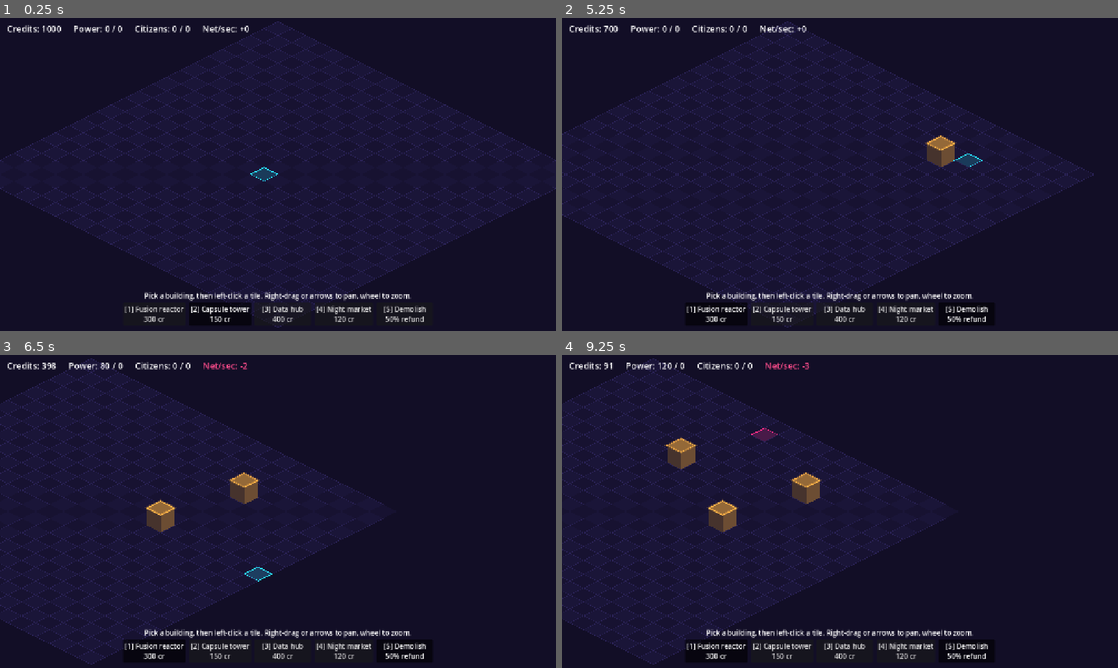
Above: before the commit, frames 1-4 (two rows, left to right).
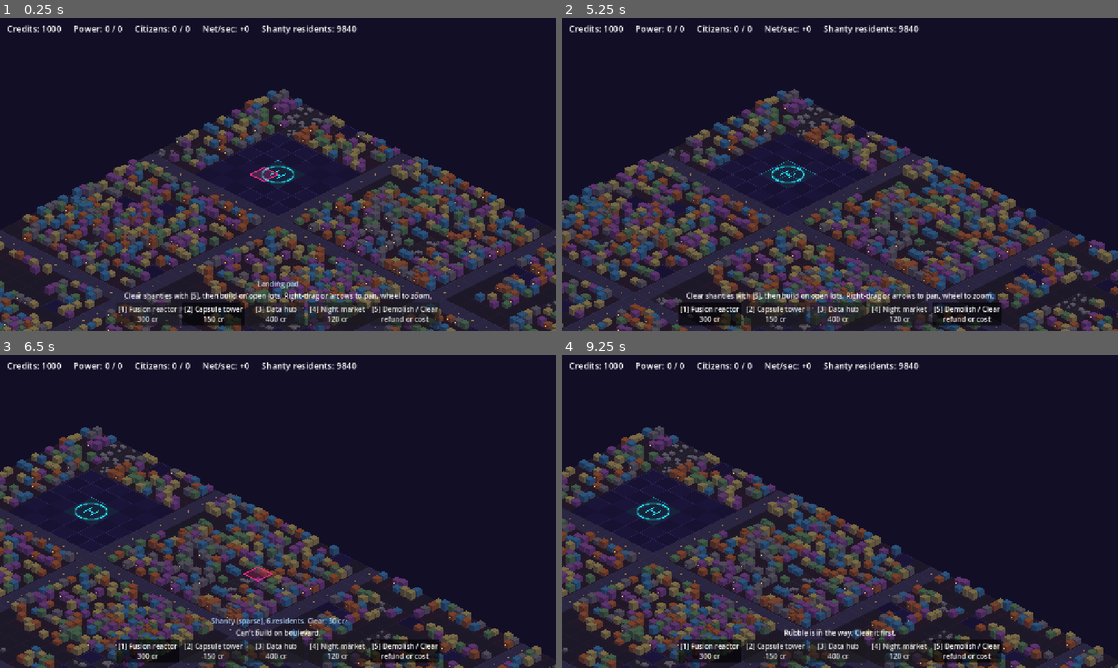
Above: after the commit, the same moments.

Repository: MaceMan97/Game-Test
Game: Godot game, scene res://scenes/main.tscn
Same seed, same stepped clock (60 frames per second), same inputs: the game is played once before the commit and once after it.
Inputs (mouse positions are in pixels of both pictures, inside the frame that each line leads up to):
- Up to frame 1 (0.25 s): no input
- Up to frame 2 (5.25 s): click "[1] Fusion reactor 300 cr" at 0.5 s; click "[2] Capsule tower 150 cr" at 1.25 s; click "[3] Data hub 400 cr" at 2 s; click "[4] Night market 120 cr" at 2.75 s; click (967, 315) at 3.5 s, where only the run before the commit has a clickable "[5] Demolish 50% refund"; click (967, 315) at 4.25 s, where only the run after the commit has a clickable "[5] Demolish / Clear refund o…"; tap A at 5 s; move the mouse to (962, 158) at 5.02 s; hold Right (ui_right) from 5.03 s (still down); tap 1 at 5.1 s; click (962, 158) at 5.17 s
- Up to frame 3 (6.5 s): release Right (ui_right) at 5.75 s; tap A at 5.75 s; drag from (166, 527) to (250, 574) at 5.77 s
- Up to frame 4 (9.25 s): tap A every 0.75 s from 6.5 to 8.75 s; move the mouse to (895, 442) at 6.52 s; hold Right (ui_right) 6.53-7.25 s; tap 1 at 6.6, 8.1 s; click (895, 442) at 6.67 s; drag from (812, 574) to (673, 464) at 7.27 s; move the mouse to (1006, 558) at 8.02 s; hold Left (ui_left) 8.03-8.75 s; click (1006, 558) at 8.17 s; drag from (673, 464) to (756, 433) at 8.77 s

The runs differ from the first frame. In frame 1, 35% of the frame differs, in the area x 0-100%, y 1-100%; in frame 2, 35%; in frame 3, 28%; in frame 4, 28%.

Commit message:
Add shanty town starting map and game design doc
- 40x40 starting map generated from a seed: shanty town over the old
  regime boulevard grid, alleys, rubble, palace ruins and a landing pad
- Terrain layer under buildings; shanties and rubble must be cleared
  (costs credits, removes residents) before building
- HUD shows shanty residents and hovered tile info; camera starts on pad
- GAME_DESIGN.md tracks setting, core loop and roadmap

Co-Authored-By: Claude Opus 5.5 <noreply@anthropic.com>

Diff:
--- a/scripts/main.gd
+++ b/scripts/main.gd
@@ -4,6 +4,7 @@
 @onready var sim: Simulation = $Simulation
 @onready var view: CityView = $CityView
 @onready var hud: Hud = $Hud
+@onready var camera: Camera2D = $Camera
 
 var tool: String = "apartment"
 var _tools: Array = BuildingDefs.DEFS.keys() + ["demolish"]
@@ -12,8 +13,11 @@
 func _ready() -> void:
 	view.setup(sim.city)
 	view.cell_clicked.connect(_on_cell_clicked)
+	view.cell_hovered.connect(func(cell): hud.show_tile_info(sim.city, cell))
 	hud.tool_selected.connect(_set_tool)
 	sim.ticked.connect(_refresh)
+	# Start the camera over the player's landing pad.
+	camera.position = view.cell_to_world(sim.city.landing_pad + Vector2i(1, 1))
 	_set_tool(tool)
 	_refresh()
 
@@ -29,7 +33,7 @@
 	tool = id
 	view.tool = id
 	hud.select_tool(id)
-	view.queue_redraw()
+	view.refresh()
 
 
 func _on_cell_clicked(cell: Vector2i) -> void:
@@ -37,8 +41,9 @@
 	if error != "":
 		hud.show_message(error)
 	_refresh()
+	hud.show_tile_info(sim.city, cell)
 
 
 func _refresh() -> void:
 	hud.update_stats(sim.city)
-	view.queue_redraw()
+	view.refresh()
--- a/scripts/sim/city_state.gd
+++ b/scripts/sim/city_state.gd
@@ -3,12 +3,15 @@
 ## All simulation data and rules. Knows nothing about rendering or UI,
 ## so it can be unit-tested, saved, and later run on a thread.
 
-const SIZE := 22
+const SIZE := 40
 const JOB_WAGE := 3
 
 var money: int = 1000
 var population: int = 0
 var grid: Array[String] = []
+var terrain := PackedByteArray()  # TerrainDefs enum per cell
+var density := PackedByteArray()  # shanty density 1-3 (0 elsewhere)
+var landing_pad := Vector2i.ZERO  # top-left cell of the player's 2x2 pad
 
 # Derived stats, recomputed every tick.
 var power_supply: int = 0
@@ -18,11 +21,16 @@
 var housing: int = 0
 var employed: int = 0
 var net_income: int = 0
+var shanty_population: int = 0
 
 
-func _init() -> void:
+func _init(map_seed: int = 1) -> void:
 	grid.resize(SIZE * SIZE)
 	grid.fill("")
+	terrain.resize(SIZE * SIZE)
+	density.resize(SIZE * SIZE)
+	MapGenerator.generate(self, map_seed)
+	_count_shanty_population()
 
 
 func in_bounds(cell: Vector2i) -> bool:
@@ -33,12 +41,42 @@
 	return grid[cell.y * SIZE + cell.x]
 
 
+func get_terrain(cell: Vector2i) -> int:
+	return terrain[cell.y * SIZE + cell.x]
+
+
+func get_density(cell: Vector2i) -> int:
+	return density[cell.y * SIZE + cell.x]
+
+
+func set_terrain(cell: Vector2i, type: int, level: int = 0) -> void:
+	terrain[cell.y * SIZE + cell.x] = type
+	density[cell.y * SIZE + cell.x] = level
+
+
+## Credits to clear the terrain on this cell, or -1 if it cannot be cleared.
+func clear_cost(cell: Vector2i) -> int:
+	var cost: int = TerrainDefs.DEFS[get_terrain(cell)]["clear_cost"]
+	if cost > 0 and get_terrain(cell) == TerrainDefs.SHANTY:
+		cost *= get_density(cell)
+	return cost
+
+
+func residents_at(cell: Vector2i) -> int:
+	return TerrainDefs.DEFS[get_terrain(cell)]["residents"] * get_density(cell)
+
+
 ## Returns "" on success, otherwise a message explaining why it failed.
 func build(cell: Vector2i, id: String) -> String:
 	if not in_bounds(cell):
 		return "Out of bounds."
 	if get_building(cell) != "":
 		return "That tile is taken. Demolish it first."
+	var ground: Dictionary = TerrainDefs.DEFS[get_terrain(cell)]
+	if not ground["buildable"]:
+		if clear_cost(cell) > 0:
+			return "%s is in the way. Clear it first." % ground["name"]
+		return "Can't build on %s." % ground["name"].to_lower()
 	var def: Dictionary = BuildingDefs.DEFS[id]
 	if money < def["cost"]:
 		return "Not enough credits for %s (%d needed)." % [def["name"], def["cost"]]
@@ -47,13 +85,31 @@
 	return ""
 
 
+## Demolishes a building (50% refund) or clears shanty/rubble terrain (costs credits).
 func demolish(cell: Vector2i) -> String:
-	if not in_bounds(cell) or get_building(cell) == "":
-		return "Nothing to demolish there."
-	var def: Dictionary = BuildingDefs.DEFS[get_building(cell)]
-	money += def["cost"] / 2
-	grid[cell.y * SIZE + cell.x] = ""
+	if not in_bounds(cell):
+		return "Out of bounds."
+	if get_building(cell) != "":
+		var def: Dictionary = BuildingDefs.DEFS[get_building(cell)]
+		money += def["cost"] / 2
+		grid[cell.y * SIZE + cell.x] = ""
+		return ""
+	var cost := clear_cost(cell)
+	if cost < 0:
+		return "Nothing to clear there."
+	if money < cost:
+		return "Not enough credits to clear (%d needed)." % cost
+	money -= cost
+	set_terrain(cell, TerrainDefs.OPEN)
+	_count_shanty_population()
 	return ""
+
+
+func _count_shanty_population() -> void:
+	shanty_population = 0
+	for y in SIZE:
+		for x in SIZE:
+			shanty_population += residents_at(Vector2i(x, y))
 
 
 ## One simulation step (the Simulation node calls this once per second).
--- /dev/null
+++ b/scripts/sim/map_generator.gd
@@ -0,0 +1,83 @@
+class_name MapGenerator
+extends RefCounted
+## Builds the starting map: a shanty town megacity laid over the old regime's
+## boulevard grid, with the toppled palace in the centre and the player's
+## landing pad near one corner. Deterministic for a given seed.
+
+const BOULEVARDS := [9, 20, 31]  # x and y lines of the regime-era grid
+const PALACE_RADIUS := 2  # ruins span centre +/- this
+const PLAZA_RADIUS := 4  # rubble-strewn plaza around the ruins
+const ALLEY_COUNT := 60
+const LOT_START := Vector2i(3, 3)  # player's cleared lot, touching boulevard 9
+const LOT_SIZE := 6
+
+
+static func generate(city: CityState, map_seed: int) -> void:
+	var rng := RandomNumberGenerator.new()
+	rng.seed = map_seed
+	var n := CityState.SIZE
+
+	var density_noise := FastNoiseLite.new()
+	density_noise.seed = map_seed
+	density_noise.frequency = 0.08
+	var damage_noise := FastNoiseLite.new()
+	damage_noise.seed = map_seed + 1
+	damage_noise.frequency = 0.12
+
+	# 1. Shanty everywhere, with war-damage rubble patches and the odd empty lot.
+	for y in n:
+		for x in n:
+			var cell := Vector2i(x, y)
+			if damage_noise.get_noise_2d(x, y) > 0.45:
+				city.set_terrain(cell, TerrainDefs.RUBBLE)
+			elif rng.randf() < 0.03:
+				city.set_terrain(cell, TerrainDefs.OPEN)
+			else:
+				var d := density_noise.get_noise_2d(x, y)  # roughly -1..1
+				var level := clampi(2 + roundi(d * 2.0) + rng.randi_range(-1, 0), 1, 3)
+				city.set_terrain(cell, TerrainDefs.SHANTY, level)
+
+	# 2. Regime boulevards.
+	for line in BOULEVARDS:
+		for i in n:
+			city.set_terrain(Vector2i(line, i), TerrainDefs.ROAD)
+			city.set_terrain(Vector2i(i, line), TerrainDefs.ROAD)
+
+	# 3. Palace ruins in a rubble plaza at the centre.
+	var centre := Vector2i(n / 2, n / 2)
+	for dy in range(-PLAZA_RADIUS, PLAZA_RADIUS + 1):
+		for dx in range(-PLAZA_RADIUS, PLAZA_RADIUS + 1):
+			var cell := centre + Vector2i(dx, dy)
+			if absi(dx) <= PALACE_RADIUS and absi(dy) <= PALACE_RADIUS:
+				city.set_terrain(cell, TerrainDefs.RUIN)
+			elif city.get_terrain(cell) != TerrainDefs.ROAD:
+				city.set_terrain(cell, TerrainDefs.RUBBLE if rng.randf() < 0.6 else TerrainDefs.OPEN)
+
+	# 4. Alleys wandering off the boulevards into the shanties (density 1 marks an alley).
+	for a in ALLEY_COUNT:
+		var line: int = BOULEVARDS[rng.randi() % BOULEVARDS.size()]
+		var along := rng.randi_range(0, n - 1)
+		var vertical_line := rng.randf() < 0.5
+		var pos := Vector2i(line, along) if vertical_line else Vector2i(along, line)
+		var dir := Vector2i(1 if rng.randf() < 0.5 else -1, 0)
+		if not vertical_line:
+			dir = Vector2i(0, dir.x)
+		for step in rng.randi_range(4, 12):
+			pos += dir
+			if not city.in_bounds(pos):
+				break
+			var t := city.get_terrain(pos)
+			if t != TerrainDefs.SHANTY and t != TerrainDefs.RUBBLE:
+				break
+			city.set_terrain(pos, TerrainDefs.ROAD, 1)
+			if rng.randf() < 0.25:  # jog sideways
+				dir = Vector2i(dir.y, dir.x) * (1 if rng.randf() < 0.5 else -1)
+
+	# 5. The player's cleared lot and landing pad.
+	for dy in LOT_SIZE:
+		for dx in LOT_SIZE:
+			city.set_terrain(LOT_START + Vector2i(dx, dy), TerrainDefs.OPEN)
+	city.landing_pad = LOT_START + Vector2i(2, 2)
+	for dy in 2:
+		for dx in 2:
+			city.set_terrain(city.landing_pad + Vector2i(dx, dy), TerrainDefs.PAD)
--- /dev/null
+++ b/scripts/sim/terrain_defs.gd
@@ -0,0 +1,16 @@
+class_name TerrainDefs
+extends RefCounted
+## Static terrain data for the ground layer under buildings. Pure data, like BuildingDefs.
+
+enum { OPEN, ROAD, SHANTY, RUBBLE, RUIN, PAD }
+
+## clear_cost: credits to clear one tile (multiplied by density for shanties); -1 = cannot clear.
+## residents: shanty dwellers per density level.
+const DEFS := {
+	OPEN: {"name": "Open lot", "buildable": true, "clear_cost": -1, "residents": 0},
+	ROAD: {"name": "Boulevard", "buildable": false, "clear_cost": -1, "residents": 0},
+	SHANTY: {"name": "Shanty", "buildable": false, "clear_cost": 30, "residents": 6},
+	RUBBLE: {"name": "Rubble", "buildable": false, "clear_cost": 15, "residents": 0},
+	RUIN: {"name": "Regime ruins", "buildable": false, "clear_cost": -1, "residents": 0},
+	PAD: {"name": "Landing pad", "buildable": false, "clear_cost": -1, "residents": 0},
+}
--- a/scripts/ui/hud.gd
+++ b/scripts/ui/hud.gd
@@ -7,6 +7,7 @@
 var _stat_labels := {}
 var _buttons := {}
 var _message: Label
+var _tile_info: Label
 
 
 func _ready() -> void:
@@ -15,7 +16,7 @@
 	stats.add_theme_constant_override("separation", 28)
 	stats.mouse_filter = Control.MOUSE_FILTER_IGNORE
 	add_child(stats)
-	for key in ["Credits", "Power", "Citizens", "Net/sec"]:
+	for key in ["Credits", "Power", "Citizens", "Net/sec", "Shanty"]:
 		var label := Label.new()
 		label.add_theme_font_size_override("font_size", 20)
 		stats.add_child(label)
@@ -28,10 +29,16 @@
 	bottom.grow_vertical = Control.GROW_DIRECTION_BEGIN
 	bottom.offset_bottom = -12
 
+	_tile_info = Label.new()
+	_tile_info.horizontal_alignment = HORIZONTAL_ALIGNMENT_CENTER
+	_tile_info.mouse_filter = Control.MOUSE_FILTER_IGNORE
+	_tile_info.add_theme_color_override("font_color", Color(0.7, 0.85, 1.0))
+	bottom.add_child(_tile_info)
+
 	_message = Label.new()
 	_message.horizontal_alignment = HORIZONTAL_ALIGNMENT_CENTER
 	_message.mouse_filter = Control.MOUSE_FILTER_IGNORE
-	_message.text = "Pick a building, then left-click a tile. Right-drag or arrows to pan, wheel to zoom."
+	_message.text = "Clear shanties with [5], then build on open lots. Right-drag or arrows to pan, wheel to zoom."
 	bottom.add_child(_message)
 
 	var row := HBoxContainer.new()
@@ -45,7 +52,7 @@
 		var def: Dictionary = BuildingDefs.DEFS[id]
 		_add_tool_button(row, group, id, "[%d] %s\n%d cr" % [n, def["name"], def["cost"]])
 		n += 1
-	_add_tool_button(row, group, "demolish", "[%d] Demolish\n50%% refund" % n)
+	_add_tool_button(row, group, "demolish", "[%d] Demolish / Clear\nrefund or cost" % n)
 
 
 func _add_tool_button(row: Container, group: ButtonGroup, id: String, text: String) -> void:
@@ -76,3 +83,22 @@
 	var warn := Color(1.0, 0.3, 0.55)
 	_stat_labels["Power"].add_theme_color_override("font_color", warn if city.power_ratio < 1.0 else Color.WHITE)
 	_stat_labels["Net/sec"].add_theme_color_override("font_color", warn if city.net_income < 0 else Color.WHITE)
+	_stat_labels["Shanty"].text = "Shanty residents: %d" % city.shanty_population
+
+
+func show_tile_info(city: CityState, cell: Vector2i) -> void:
+	if not city.in_bounds(cell):
+		_tile_info.text = ""
+		return
+	var t := city.get_terrain(cell)
+	var text: String = TerrainDefs.DEFS[t]["name"]
+	if t == TerrainDefs.ROAD and city.get_density(cell) == 1:
+		text = "Alley"
+	elif t == TerrainDefs.SHANTY:
+		text += " (%s), %d residents" % [["sparse", "crowded", "packed"][city.get_density(cell) - 1], city.residents_at(cell)]
+	var id := city.get_building(cell)
+	if id != "":
+		text = BuildingDefs.DEFS[id]["name"]
+	elif city.clear_cost(cell) > 0:
+		text += ". Clear: %d cr" % city.clear_cost(cell)
+	_tile_info.text = text
--- a/scripts/view/camera_controller.gd
+++ b/scripts/view/camera_controller.gd
@@ -28,5 +28,5 @@
 
 
 func _zoom_by(factor: float) -> void:
-	var z := clampf(zoom.x * factor, 0.4, 2.5)
+	var z := clampf(zoom.x * factor, 0.3, 2.5)
 	zoom = Vector2(z, z)
--- a/scripts/view/city_view.gd
+++ b/scripts/view/city_view.gd
@@ -5,18 +5,39 @@
 ## sprites, replace _draw_building/_draw_tile with TileMapLayer or Sprite2D nodes.
 
 signal cell_clicked(cell: Vector2i)
+signal cell_hovered(cell: Vector2i)
 
 const TW := 32.0  # half tile width
 const TH := 16.0  # half tile height
+const NIGHT := Color(0.07, 0.06, 0.15)
+const SHACK_COLORS := [
+	Color("8a4a2b"), Color("2f5f8a"), Color("5a5560"), Color("4a6a4a"), Color("6a3a7a"), Color("8a7a4a"),
+]
+# Shack slots inside a tile (cell units from the centre), in back-to-front order.
+const SHACK_SLOTS := [Vector2(-0.22, -0.22), Vector2(0.22, -0.22), Vector2(-0.22, 0.22), Vector2(0.22, 0.22)]
 
 var city: CityState
 var tool: String = "apartment"
 var hover := Vector2i(-1, -1)
 
+# The hover marker lives on its own layer so moving the mouse doesn't redraw the whole map.
+var _hover_layer := Node2D.new()
+
+
+func _ready() -> void:
+	_hover_layer.z_index = 1
+	_hover_layer.draw.connect(_draw_hover)
+	add_child(_hover_layer)
+
 
 func setup(state: CityState) -> void:
 	city = state
 	queue_redraw()
+
+
+func refresh() -> void:
+	queue_redraw()
+	_hover_layer.queue_redraw()
 
 
 func cell_to_world(cell: Vector2i) -> Vector2:
@@ -31,7 +52,8 @@
 	var c := world_to_cell(get_local_mouse_position())
 	if c != hover:
 		hover = c
-		queue_redraw()
+		_hover_layer.queue_redraw()
+		cell_hovered.emit(c)
 
 
 func _unhandled_input(event: InputEvent) -> void:
@@ -50,12 +72,10 @@
 		for i in range(maxi(0, s - n + 1), mini(s, n - 1) + 1):
 			var cell := Vector2i(i, s - i)
 			var o := cell_to_world(cell)
+			_draw_terrain(o, cell)
 			var id := city.get_building(cell)
-			_draw_tile(o, (cell.x + cell.y) % 2 == 0)
 			if id != "":
 				_draw_building(o, BuildingDefs.DEFS[id])
-			if cell == hover:
-				_draw_hover(o, id)
 
 
 func _diamond(o: Vector2, lift: float = 0.0) -> PackedVector2Array:
@@ -73,35 +93,148 @@
 	return out
 
 
-func _draw_tile(o: Vector2, alt: bool) -> void:
+## Screen offset of a point given in cell units relative to the tile centre.
+func _iso(u: float, v: float) -> Vector2:
+	return Vector2((u - v) * TW, (u + v) * TH)
+
+
+## Stable pseudo-random int per cell, so the shanty town looks the same every redraw.
+func _rand(cell: Vector2i, k: int) -> int:
+	return absi(hash(Vector3i(cell.x, cell.y, k)))
+
+
+func _draw_ground(o: Vector2, fill: Color, line: Color) -> void:
 	var d := _diamond(o)
-	draw_colored_polygon(d, Color("1a1538") if alt else Color("171231"))
-	draw_polyline(_closed(d), Color("2b2358"), 1.0)
+	draw_colored_polygon(d, fill)
+	draw_polyline(_closed(d), line, 1.0)
+
+
+func _draw_terrain(o: Vector2, cell: Vector2i) -> void:
+	match city.get_terrain(cell):
+		TerrainDefs.OPEN:
+			_draw_ground(o, Color("1a1538") if (cell.x + cell.y) % 2 == 0 else Color("171231"), Color("2b2358"))
+		TerrainDefs.ROAD:
+			if city.get_density(cell) == 1:  # alley
+				_draw_ground(o, Color("1d1828"), Color("221c30"))
+			else:
+				_draw_ground(o, Color("2a2540"), Color("332c4d"))
+				draw_circle(o + Vector2(0, TH), 1.5, Color(1.0, 0.75, 0.3, 0.5))  # old street lamp
+		TerrainDefs.SHANTY:
+			_draw_ground(o, Color("211726"), Color("2a1e30"))
+			_draw_shanty(o, cell)
+		TerrainDefs.RUBBLE:
+			_draw_ground(o, Color("221d2b"), Color("2b2536"))
+			_draw_rubble(o, cell)
+		TerrainDefs.RUIN:
+			_draw_ground(o, Color("2a2535"), Color("3a3348"))
+			_draw_ruin(o, cell)
+		TerrainDefs.PAD:
+			_draw_ground(o, Color("16243a"), Color("2a8ab0"))
+			if cell == city.landing_pad + Vector2i(1, 1):
+				_draw_pad_marker(cell_to_world(city.landing_pad) + Vector2(0, 2 * TH))
+
+
+## Small isometric box: centre c (screen), half-extent e (cell units), height h, raised by lift.
+func _draw_box(c: Vector2, e: float, h: float, col: Color, lift: float = 0.0) -> void:
+	var up := Vector2(0, -lift)
+	var n := c + _iso(-e, -e) + up
+	var east := c + _iso(e, -e) + up
+	var s := c + _iso(e, e) + up
+	var w := c + _iso(-e, e) + up
+	var top := Vector2(0, -h)
+	draw_colored_polygon(PackedVector2Array([w + top, s + top, s, w]), NIGHT.lerp(col, 0.45))
+	draw_colored_polygon(PackedVector2Array([s + top, east + top, east, s]), NIGHT.lerp(col, 0.65))
+	draw_colored_polygon(PackedVector2Array([n + top, east + top, s + top, w + top]), NIGHT.lerp(col, 0.85))
+
+
+func _draw_shanty(o: Vector2, cell: Vector2i) -> void:
+	var level := city.get_density(cell)
+	var centre := o + Vector2(0, TH)
+	var count := level + 1
+	# Pick which slots are filled, keeping back-to-front order.
+	var skip := _rand(cell, 0) % 4 if count < 4 else -1
+	var drawn := 0
+	for k in SHACK_SLOTS.size():
+		if k == skip or drawn >= count:
+			continue
+		drawn += 1
+		var slot: Vector2 = SHACK_SLOTS[k]
+		var r := _rand(cell, k + 1)
+		var c := centre + _iso(slot.x, slot.y)
+		var col: Color = SHACK_COLORS[r % SHACK_COLORS.size()]
+		var h := 6.0 + float(r % 7) + level * 2.0
+		_draw_box(c, 0.18, h, col)
+		if level == 3 and r % 3 == 0:  # stacked shack
+			_draw_box(c, 0.13, 5.0, SHACK_COLORS[(r / 7) % SHACK_COLORS.size()], h)
+		if r % 4 == 0:  # lit window
+			var win := c + _iso(-0.06, 0.18) + Vector2(0, -h * 0.55)
+			draw_rect(Rect2(win, Vector2(2, 2)), Color(1.0, 0.8, 0.4, 0.9))
+
+
+func _draw_rubble(o: Vector2, cell: Vector2i) -> void:
+	var centre := o + Vector2(0, TH)
+	for k in 4:
+		var r := _rand(cell, k)
+		var u := float(r % 70) / 100.0 - 0.35
+		var v := float((r / 70) % 70) / 100.0 - 0.35
+		_draw_box(centre + _iso(u, v), 0.06 + float(r % 3) * 0.03, 2.0 + float(r % 4), Color("6a6470"))
+
+
+func _draw_ruin(o: Vector2, cell: Vector2i) -> void:
+	var centre := o + Vector2(0, TH)
+	var r := _rand(cell, 0)
+	var h := 14.0 + float(r % 30)
+	if cell == Vector2i(CityState.SIZE / 2, CityState.SIZE / 2):
+		h = 70.0  # what's left of the palace spire
+	var stone := Color("8a8494")
+	_draw_box(centre, 0.32, h, stone)
+	if r % 3 == 0:
+		# Faded regime red, still glowing on some of the wreckage.
+		draw_circle(centre + Vector2(0, -h - 3), 2.5, Color(0.9, 0.15, 0.2, 0.8))
+
+
+func _draw_pad_marker(c: Vector2) -> void:
+	var ring := PackedVector2Array()
+	for i in 33:
+		var a := TAU * i / 32.0
+		ring.append(c + _iso(cos(a) * 0.8, sin(a) * 0.8))
+	var cyan := Color(0.16, 0.88, 1.0)
+	draw_polyline(ring, Color(cyan, 0.25), 6.0)
+	draw_polyline(ring, cyan, 2.0)
+	# "H" landing marker laid flat on the pad.
+	draw_line(c + _iso(-0.25, -0.3), c + _iso(-0.25, 0.3), cyan, 2.0)
+	draw_line(c + _iso(0.25, -0.3), c + _iso(0.25, 0.3), cyan, 2.0)
+	draw_line(c + _iso(-0.25, 0.0), c + _iso(0.25, 0.0), cyan, 2.0)
 
 
 func _draw_building(o: Vector2, def: Dictionary) -> void:
 	var h: float = def["height"]
 	var c: Color = def["color"]
-	var base := Color(0.07, 0.06, 0.15)
 	draw_colored_polygon(PackedVector2Array([
 		o + Vector2(-TW, TH - h), o + Vector2(0, 2 * TH - h),
-		o + Vector2(0, 2 * TH), o + Vector2(-TW, TH)]), base.lerp(c, 0.22))
+		o + Vector2(0, 2 * TH), o + Vector2(-TW, TH)]), NIGHT.lerp(c, 0.22))
 	draw_colored_polygon(PackedVector2Array([
 		o + Vector2(0, 2 * TH - h), o + Vector2(TW, TH - h),
-		o + Vector2(TW, TH), o + Vector2(0, 2 * TH)]), base.lerp(c, 0.38))
+		o + Vector2(TW, TH), o + Vector2(0, 2 * TH)]), NIGHT.lerp(c, 0.38))
 	var top_face := _diamond(o, h)
-	draw_colored_polygon(top_face, base.lerp(c, 0.55))
+	draw_colored_polygon(top_face, NIGHT.lerp(c, 0.55))
 	draw_polyline(_closed(top_face), Color(c, 0.25), 6.0)  # cheap neon glow
 	draw_polyline(_closed(top_face), c, 2.0)
 
 
-func _draw_hover(o: Vector2, id: String) -> void:
+## Draws on _hover_layer, above the map.
+func _draw_hover() -> void:
+	if city == null or not city.in_bounds(hover):
+		return
+	var id := city.get_building(hover)
 	var ok: bool
 	if tool == "demolish":
-		ok = id != ""
+		var cost := city.clear_cost(hover)
+		ok = id != "" or (cost >= 0 and city.money >= cost)
 	else:
-		ok = id == "" and city.money >= BuildingDefs.DEFS[tool]["cost"]
+		ok = id == "" and TerrainDefs.DEFS[city.get_terrain(hover)]["buildable"] \
+				and city.money >= BuildingDefs.DEFS[tool]["cost"]
 	var col := Color(0.16, 0.88, 1.0) if ok else Color(1.0, 0.18, 0.53)
-	var d := _diamond(o)
-	draw_colored_polygon(d, Color(col, 0.2))
-	draw_polyline(_closed(d), col, 2.0)
+	var d := _diamond(cell_to_world(hover))
+	_hover_layer.draw_colored_polygon(d, Color(col, 0.2))
+	_hover_layer.draw_polyline(_closed(d), col, 2.0)
Not shown, added: scripts/sim/map_generator.gd.uid
Not shown, added: scripts/sim/terrain_defs.gd.uid
Not shown, added: GAME_DESIGN.md
